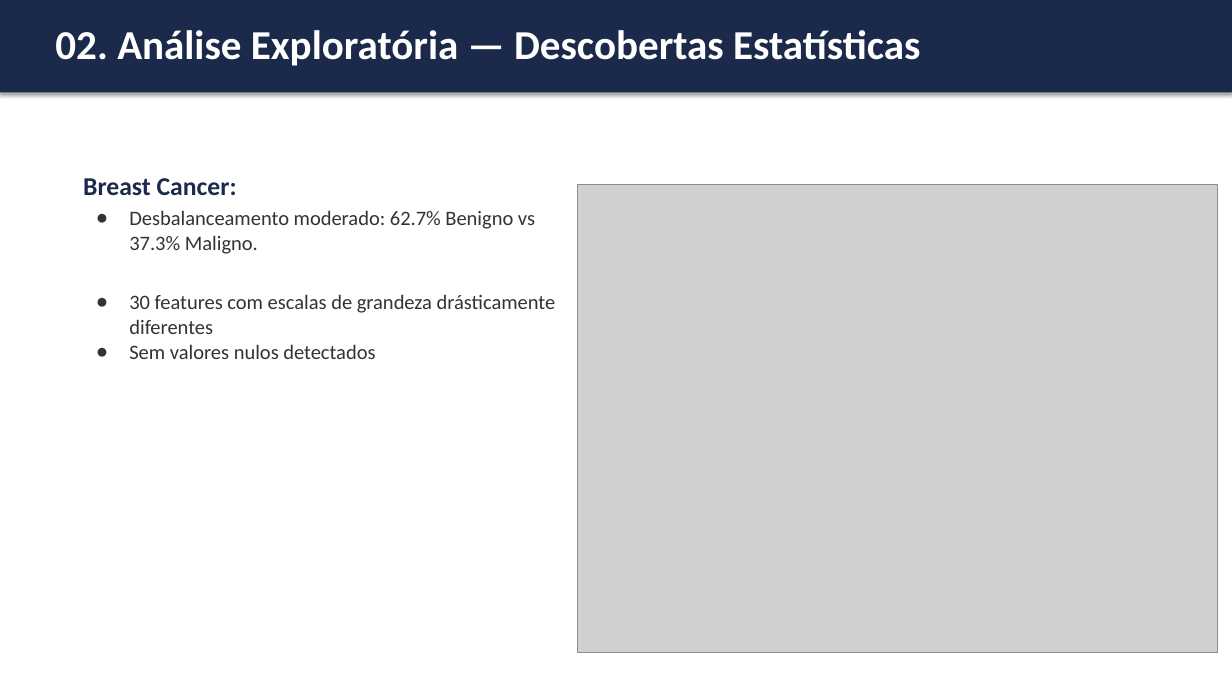
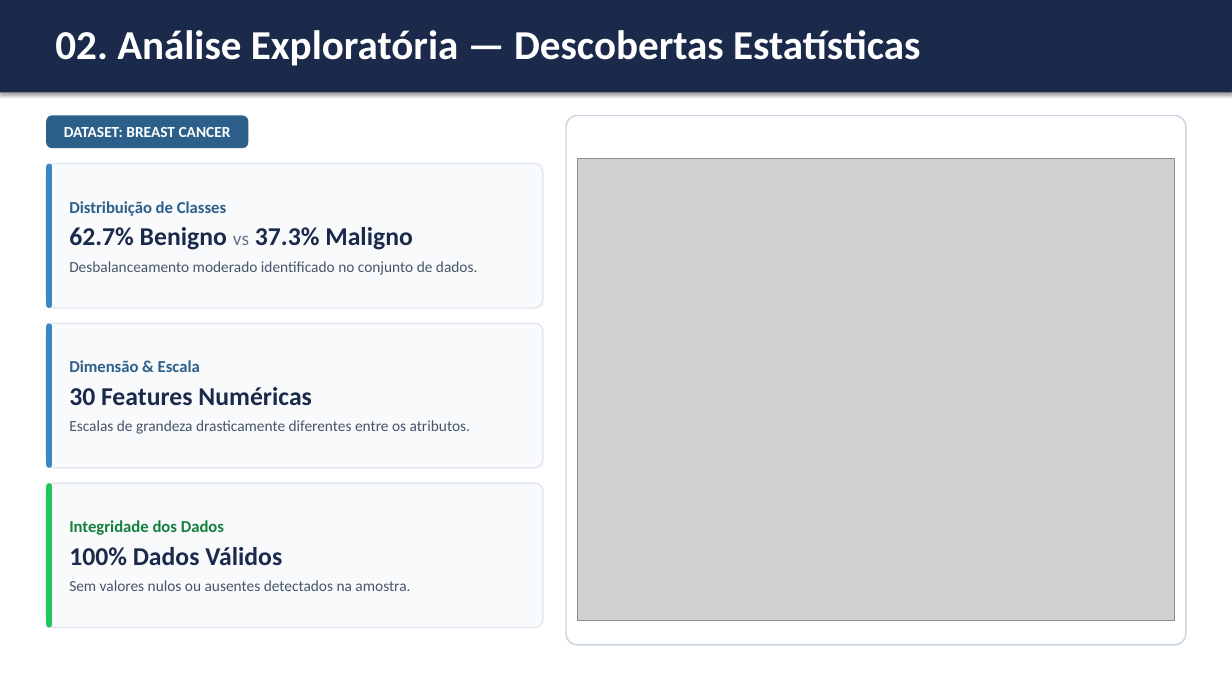
Before and after one commit to Jacsonrn/ufrn-dca3606-ml-comparative-analysis, a slide deck: slide 5 of Apresentacao_Projeto_ML.pptx. Drawn at 1232x693 pixels with LibreOffice and Linux fonts; fonts in the diff are those of the drawing; grey boxes stand for pictures. Boxes give left, top, right and bottom in pixels: in the first picture for what was removed or moved away, otherwise in the second. Text is boxed around its words. In the diff, an @@ line names an element or a change of style, - is before the commit and + after.

```diff
--- a/Apresentacao_Projeto_ML.pptx
+++ b/Apresentacao_Projeto_ML.pptx
@@ rounded rectangle added at bbox=[46, 116, 249, 148], fill #2C5F8A @@
@@ rounded rectangle added at bbox=[566, 116, 1186, 645], fill #FFFFFF, outline #CBD5E1 1.13 pt @@
@@ text added at bbox=[64, 127, 231, 137], 12 pt, text #FFFFFF, bold @@
+DATASET: BREAST CANCER
@@ rounded rectangle added at bbox=[46, 164, 543, 308], fill #F8FAFC, outline #E2E8F0 1.13 pt @@
@@ rounded rectangle added at bbox=[46, 164, 52, 308], fill #3A86C8 @@
@@ text "Distribuição de Classes" at bbox=[69, 201, 478, 275]: vertical alignment top to middle @@
@@ picture: place and size @@
-picture at bbox=[578, 184, 1218, 653]
+picture at bbox=[578, 159, 1175, 621]
@@ text at bbox=[69, 201, 478, 275]: text changed; size 16 to 12 pt; text colour #333333 to #475569 @@
-Breast Cancer:
-● Desbalanceamento moderado: 62.7% Benigno vs 37.3% Maligno.
-● 30 features com escalas de grandeza drásticamente diferentes
-● Sem valores nulos detectados
+Distribuição de Classes
+62.7% Benigno vs 37.3% Maligno
+Desbalanceamento moderado identificado no conjunto de dados.
@@ rounded rectangle added at bbox=[46, 323, 543, 468], fill #F8FAFC, outline #E2E8F0 1.13 pt @@
@@ rounded rectangle added at bbox=[46, 323, 52, 468], fill #3A86C8 @@
@@ text added at bbox=[69, 360, 470, 434], 12 pt, text #475569 @@
+Dimensão & Escala
+30 Features Numéricas
+Escalas de grandeza drasticamente diferentes entre os atributos.
@@ rounded rectangle added at bbox=[46, 483, 543, 628], fill #F8FAFC, outline #E2E8F0 1.13 pt @@
@@ rounded rectangle added at bbox=[46, 483, 52, 628], fill #22C55E @@
@@ text added at bbox=[69, 520, 410, 591], 12 pt, text #475569 @@
+Integridade dos Dados
+100% Dados Válidos
+Sem valores nulos ou ausentes detectados na amostra.
```
Also in this commit, not shown: 7 other slides changed.
